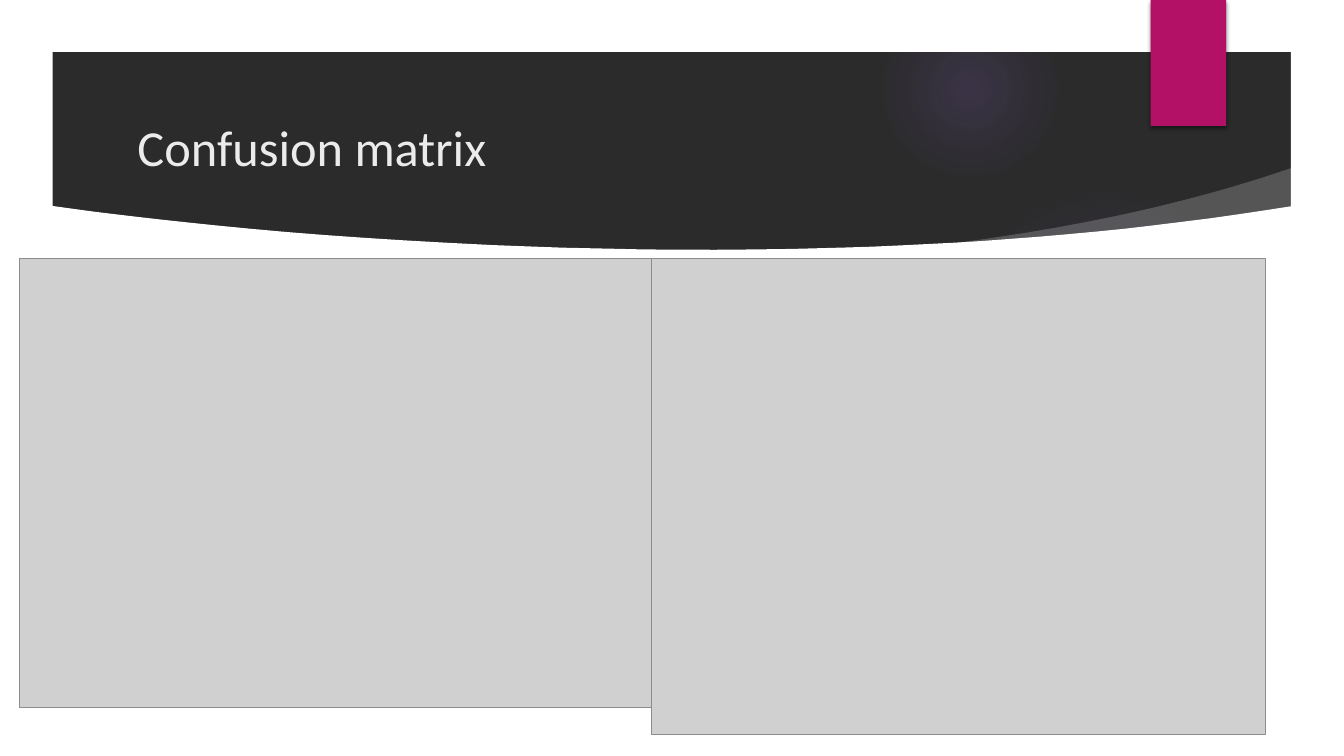
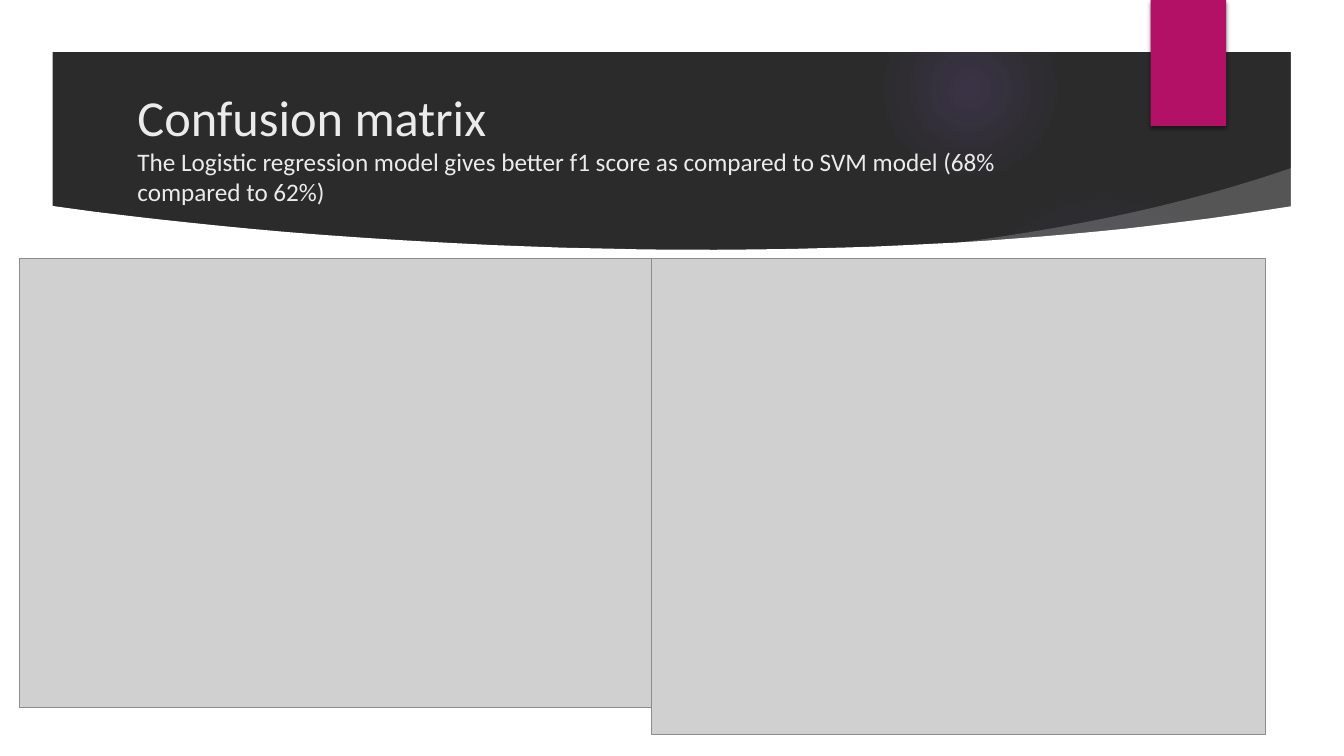
Before and after one commit to SidhantAB/Springboard-data-science-intensive-Capstone-project, a slide deck: slide 19 of Capstone Project Presentation.pptx (slide 16 before the commit). Drawn at 1344x756 pixels with LibreOffice and Linux fonts; fonts in the diff are those of the drawing; grey boxes stand for pictures; background and template pictures are left out; a plain dark background stands for a picture behind light text. Boxes give left, top, right and bottom in pixels: in the first picture for what was removed or moved away, otherwise in the second. Text is boxed around its words. In the diff, an @@ line names an element or a change of style, - is before the commit and + after.

```diff
--- a/Capstone Project Presentation.pptx
+++ b/Capstone Project Presentation.pptx
@@ title at bbox=[137, 101, 994, 205]: text changed; size 36 to 18 pt @@
-Confusion matrix
+Confusion matrix
+The Logistic regression model gives better f1 score as compared to SVM model (68% compared to 62%)
```
Also in this commit, not shown: 12 other slides changed, 7 slides added, 4 slides removed.
